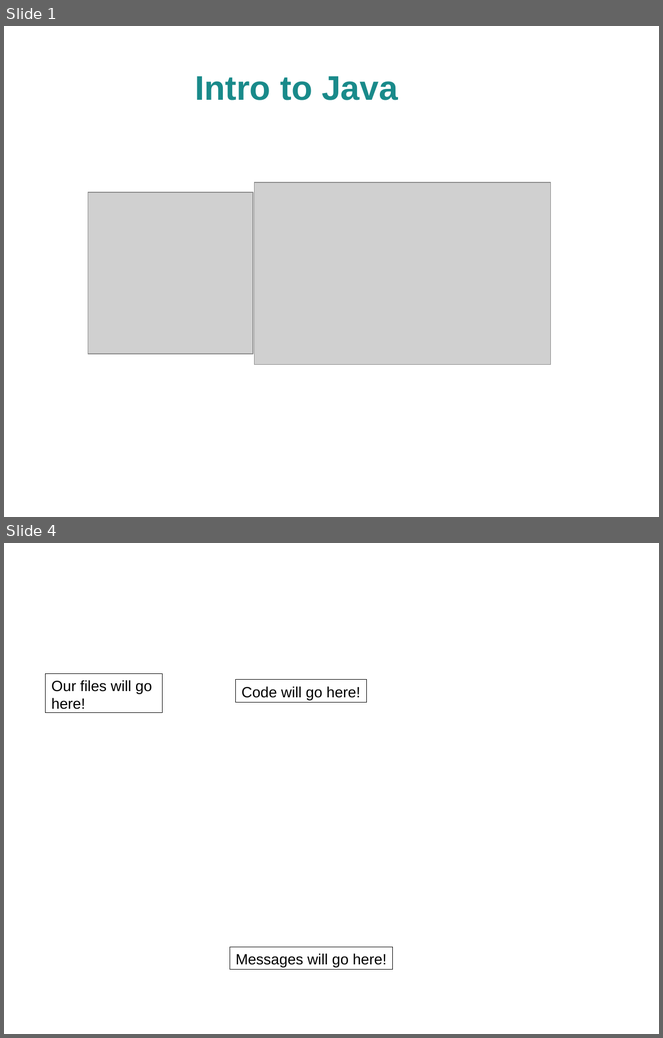
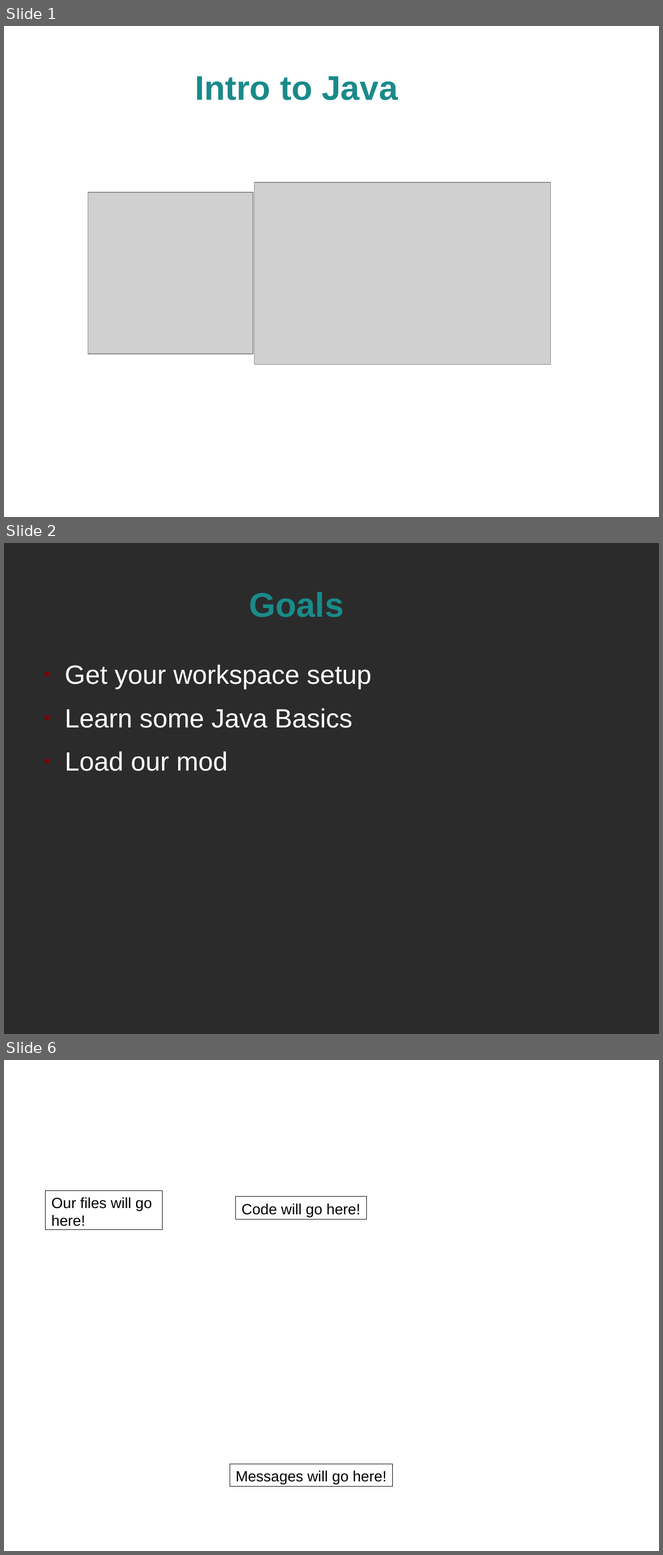
Before and after one commit to FredXCoders/HelloDojo, a slide deck: lessons/Java and Eclipse Basics.odp. Shown one above the other, each under a label of ours: slides 1 and 4 before the commit, slides 1, 2 and 6 after it; the slides between them are not shown. The pictures are 663x1038 and 663x1555 pixels, drawn with LibreOffice and Linux fonts; fonts in the diff are those of the drawing; grey boxes stand for pictures; background and template pictures are left out; a plain dark background stands for a picture behind light text. Boxes give left, top, right and bottom in pixels: in the first picture for what was removed or moved away, otherwise in the second. Text is boxed around its words. In the diff, an @@ line names an element or a change of style, - is before the commit and + after.

```diff
--- a/lessons/Java and Eclipse Basics.odp
+++ b/lessons/Java and Eclipse Basics.odp
@@ slide 2 added at (4,543,659,1034), background picture (left out) @@
@@ title added at (249,592,344,617), 41.4 pt, text #198A8A, bold @@
+Goals
@@ text added at (65,665,372,771), 32 pt, text #FFFFFF @@
+● Get your workspace setup
+● Learn some Java Basics
+● Load our mod
@@ what was slide 4 is now slide 6 @@
```
Also in this commit, not shown: 4 slides changed, 3 other slides added, 1 slide removed.
